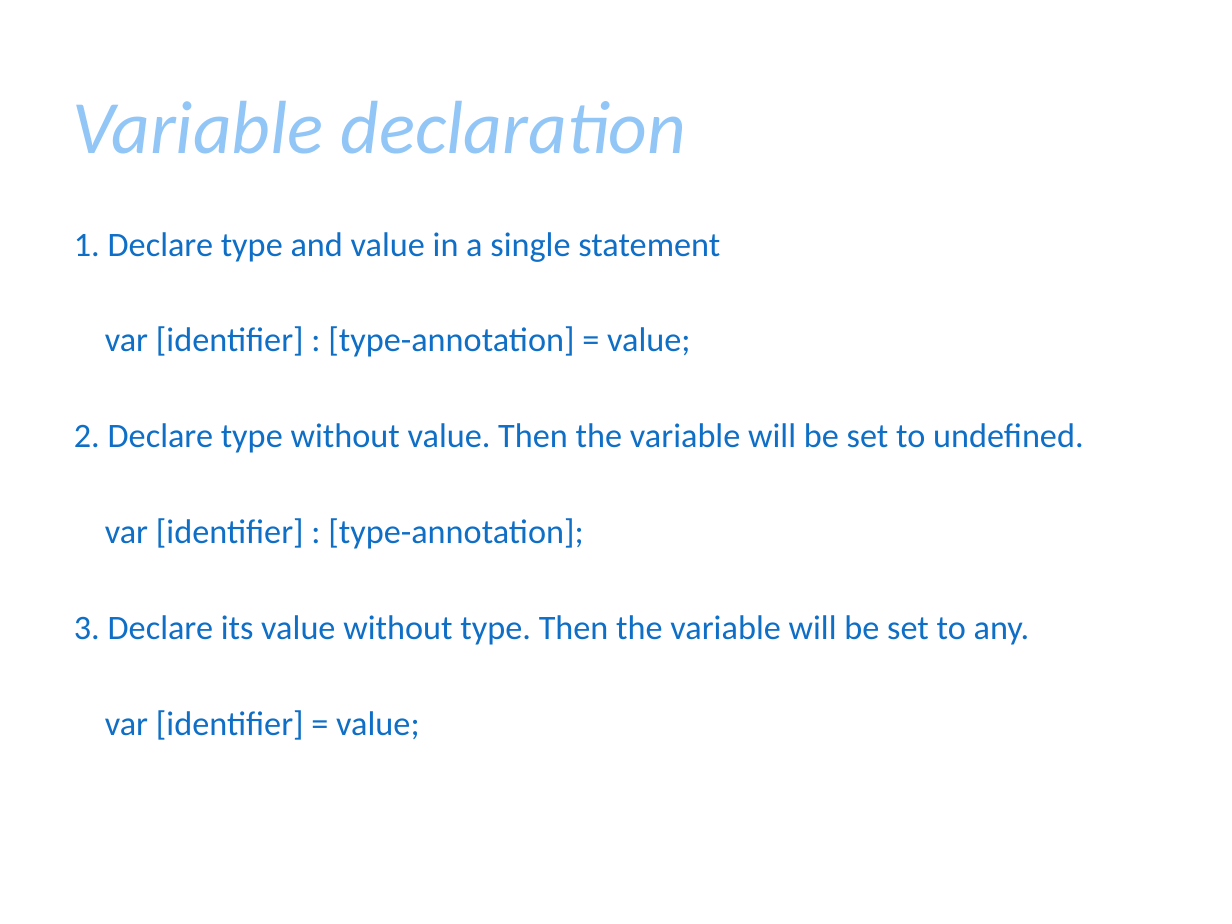
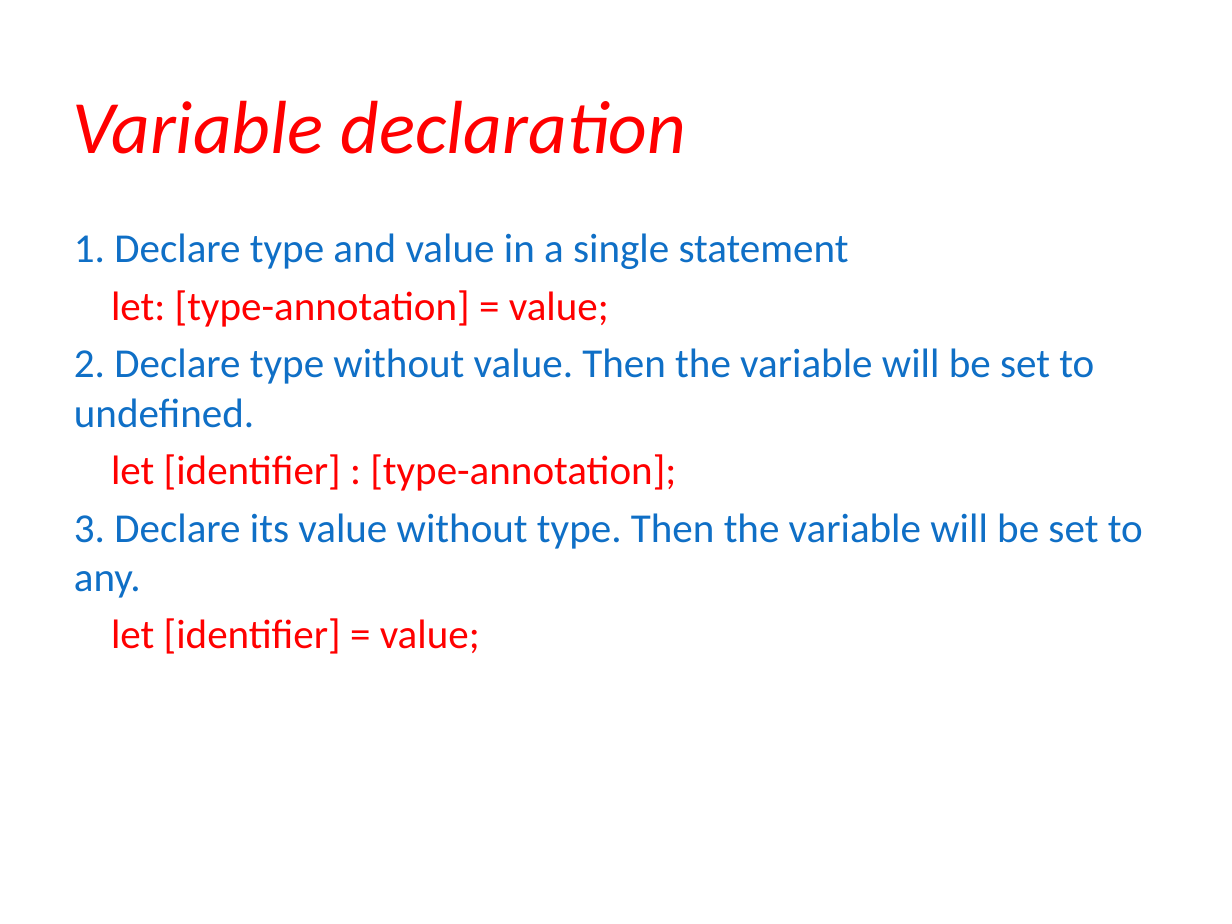
Before and after one commit to vishalamc/CAP489, a slide deck: slide 5 of typescriptVariablesTypesCntrolStructure.pptx. Drawn at 1232x924 pixels with LibreOffice and Linux fonts; fonts in the diff are those of the drawing; background and template pictures are left out. Boxes give left, top, right and bottom in pixels: in the first picture for what was removed or moved away, otherwise in the second. Text is boxed around its words. In the diff, an @@ line names an element or a change of style, - is before the commit and + after.

```diff
--- a/typescriptVariablesTypesCntrolStructure.pptx
+++ b/typescriptVariablesTypesCntrolStructure.pptx
@@ title "Variable declaration" at (72, 100, 687, 154): text colour #91C6F7 to #FF0000 @@
@@ text at (74, 233, 1143, 598): size 20 to 24 pt in "1. Declare type and value in a ...", "2. Declare type without value. Then the ...", "3. Declare its value without type. Then ..." @@
@@ text at (111, 290, 609, 327): text changed; size 20 to 24 pt; text colour #0F6FC6 to #FF0000 @@
-var [identifier] : [type-annotation] = value;
+let: [type-annotation] = value;
@@ text at (111, 454, 676, 491): text changed; size 20 to 24 pt; text colour #0F6FC6 to #FF0000 @@
-var [identifier] : [type-annotation];
+let [identifier] : [type-annotation];
@@ text at (111, 618, 480, 654): text changed; size 20 to 24 pt; text colour #0F6FC6 to #FF0000 @@
-var [identifier] = value;
+let [identifier] = value;
```
Also in this commit, not shown: 25 other slides changed, 5 slides added, 2 slides removed, 5 other files.
